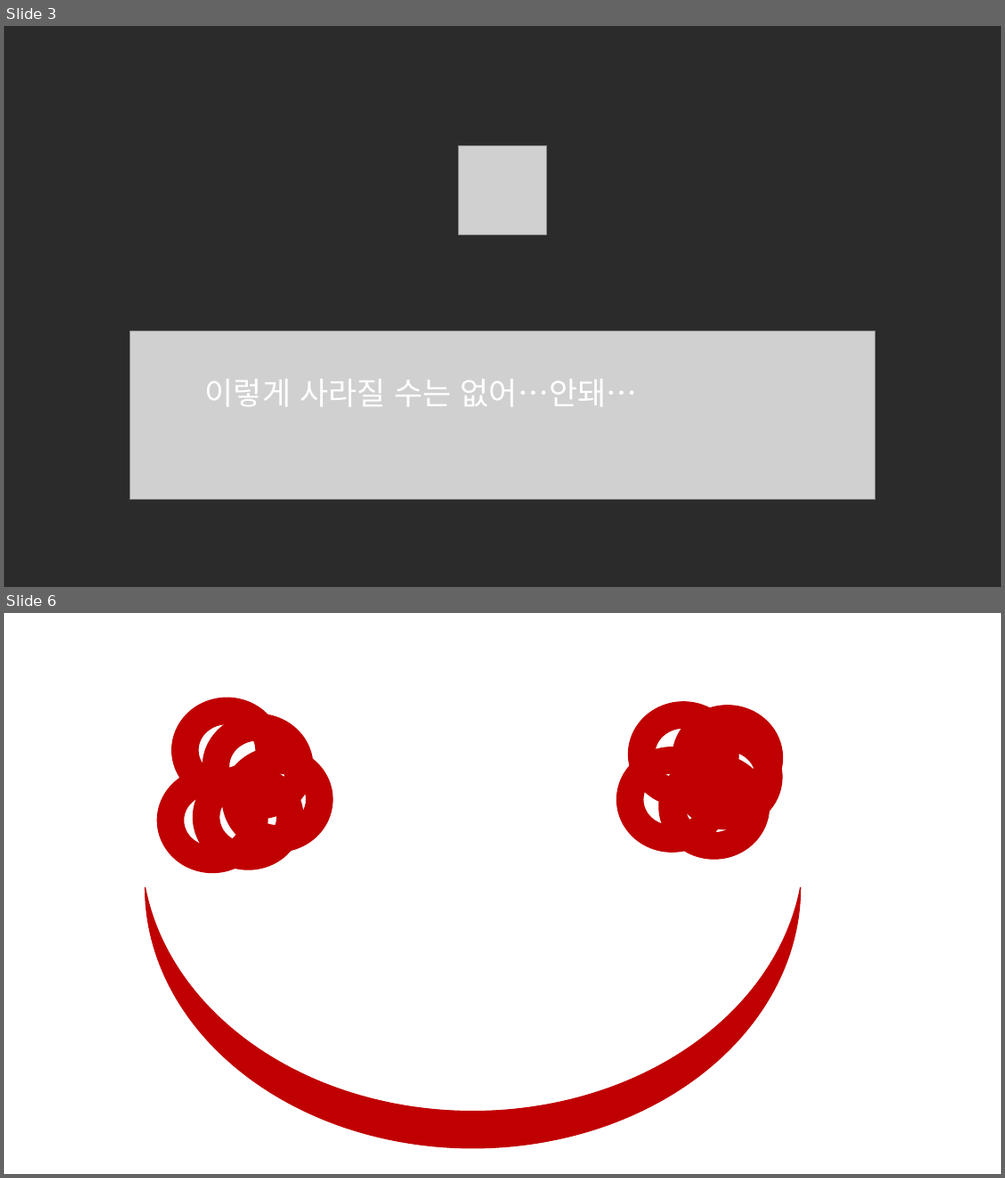
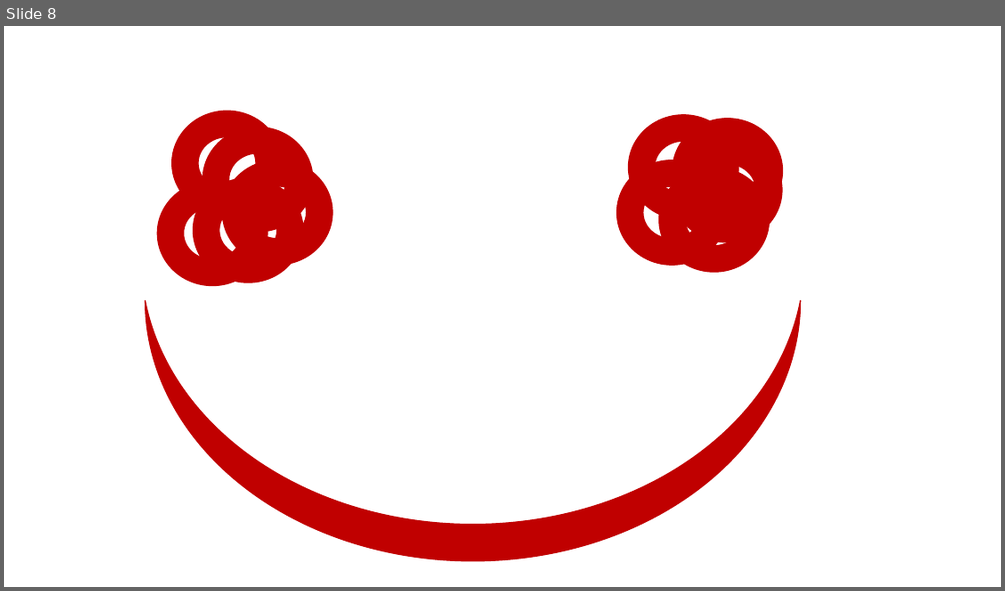
Before and after one commit to Dev-YoonLim/2DGP_YJW, a slide deck: Game_Project/ch1/작업용 PPT3.pptx. Shown one above the other, each under a label of ours: slides 3 and 6 before the commit, slide 8 after it; the slides between them are not shown. The pictures are 1005x1178 and 1005x591 pixels, drawn with LibreOffice and Linux fonts; fonts in the diff are those of the drawing; grey boxes stand for pictures; background and template pictures are left out; a plain dark background stands for a picture behind light text. Boxes give left, top, right and bottom in pixels: in the first picture for what was removed or moved away, otherwise in the second. Text is boxed around its words. In the diff, an @@ line names an element or a change of style, - is before the commit and + after.

```diff
--- a/Game_Project/ch1/작업용 PPT3.pptx
+++ b/Game_Project/ch1/작업용 PPT3.pptx
@@ slide 3 removed at (4, 26, 1001, 587), background picture (left out) @@
@@ picture removed at (459, 145, 547, 234) @@
@@ picture removed at (129, 331, 875, 499) @@
@@ text removed at (205, 378, 638, 406) @@
-이렇게 사라질 수는 없어…안돼…
@@ what was slide 6 is now slide 8 @@
```
Also in this commit, not shown: 2 slides changed, 5 slides added, 2 other slides removed, 10 other files.
